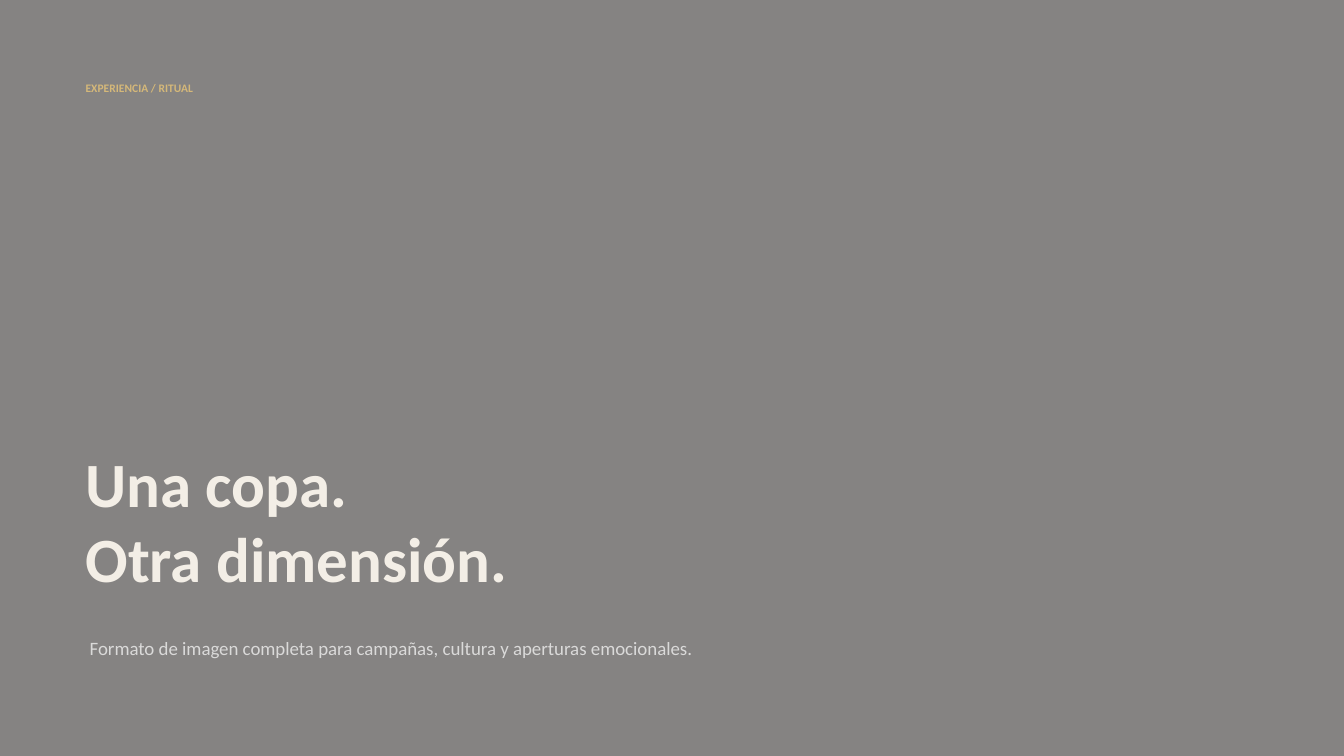
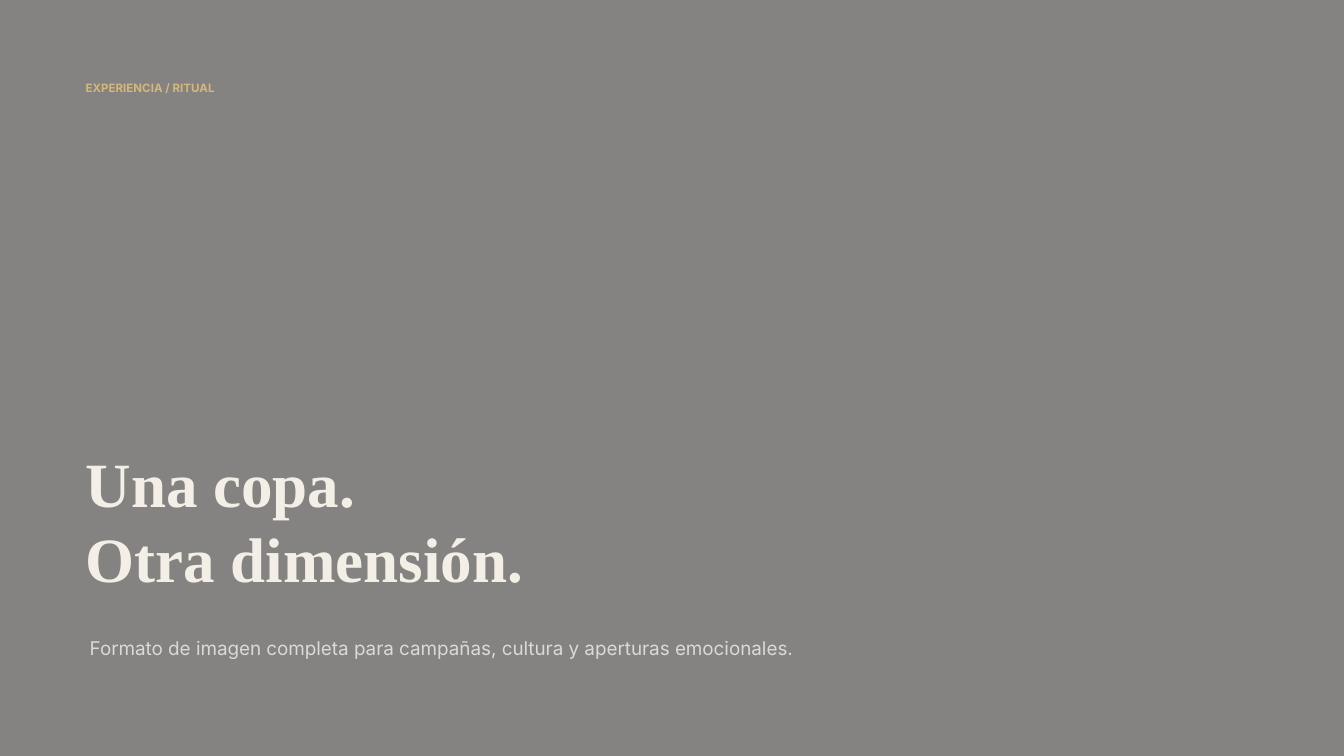
Before and after one commit to grodriguezal/ron-carupano-brand-hub, a slide deck: slide 6 of assets/downloads/ron-carupano-master-deck.pptx. Drawn at 1344x756 pixels with LibreOffice and Linux fonts; fonts in the diff are those of the drawing; background and template pictures are left out. Boxes give left, top, right and bottom in pixels: in the first picture for what was removed or moved away, otherwise in the second. Text is boxed around its words. In the diff, an @@ line names an element or a change of style, - is before the commit and + after.

```diff
--- a/assets/downloads/ron-carupano-master-deck.pptx
+++ b/assets/downloads/ron-carupano-master-deck.pptx
@@ text "EXPERIENCIA / RITUAL" at <box>86,84,215,92</box>: font Calibri to Inter @@
@@ text "Una copa." at <box>86,466,523,583</box>: font Calibri to Times New Roman @@
@@ text "Formato de imagen completa para ..." at <box>90,641,793,659</box>: font Calibri to Inter @@
```
Also in this commit, not shown: 19 other slides changed, 4 slides added, 24 other files.
